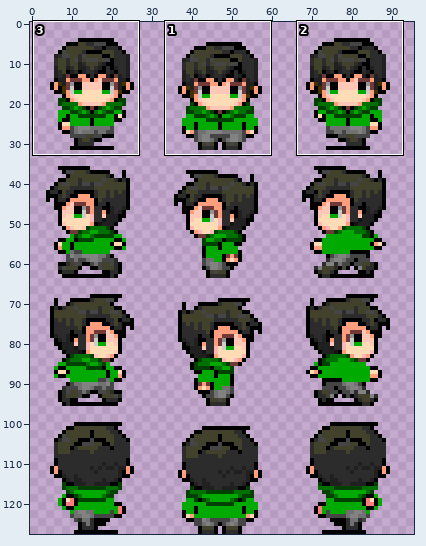
File history of a sprite sheet, art/playersprite.png. The first picture is a wide view before the edit; the outline marks the close-up.
Close-up. First the earlier version:
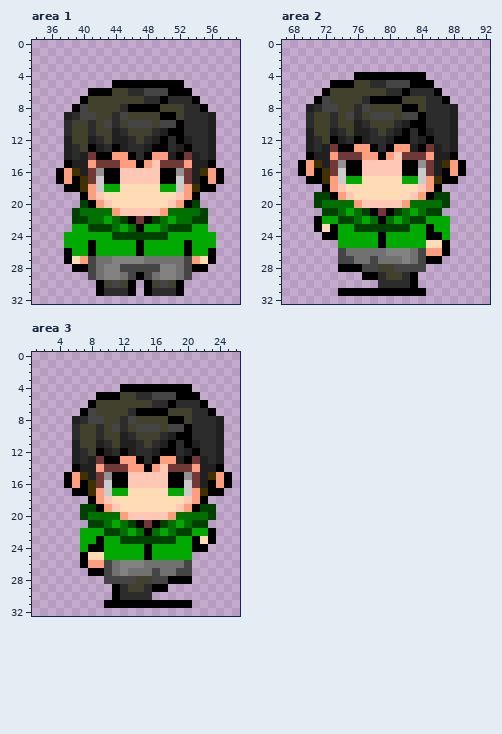
The file is 96x128 pixels. Shown: area 1: x 34..59, y 0..32; area 2: x 67..92, y 0..32; area 3: x 1..26, y 0..32. The commit also changed other parts of the picture, which this record leaves out.
And afterwards:
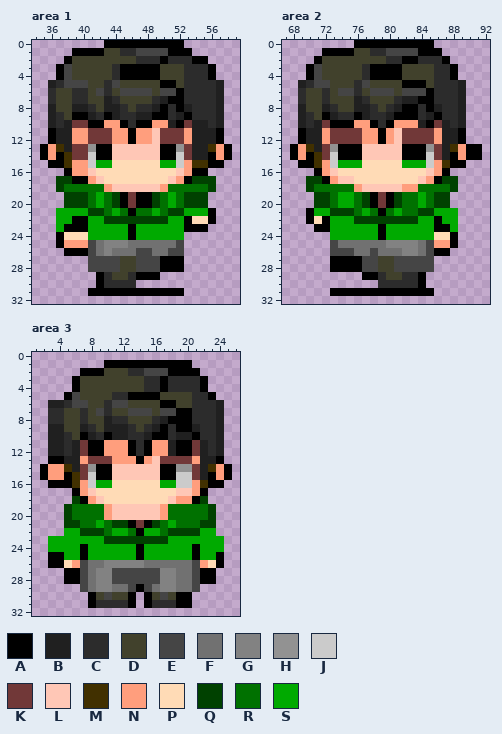
Palette (. is transparent): A #000000  B #202020  C #2c2c2c  D #41412c  E #454545  F #717171  G #828282  H #929292  J #cbcbcb  K #713838  L #ffc7b6  M #413000  N #ff9e7d  P #ffdbb6  Q #004100  R #007100  S #00aa00
From old to new:
Changed rows in their new state; - is an unchanged pixel.
Area 1:
first column x 35:
 0 --------AAAAAAAAAA------
 1 ----AAAADDCCEEEEAAA-----
 2 ---ADDDDDDDDCCCACCCAA---
 3 --AEDDDDDCAAAAADDDCCCA--
 4 --AEDDDDDCAAAAADDDCCCA--
 5 -BCEEEDDCEDDDDD--DCCCCB-
 6 -CDDCCDEC-EEE-D-E-CCCCB-
 7 -CDDCC--BC---D-BAA-CCCB-
 8 -BDDBBC-BB-DCCBACAB-CCB-
 9 -BCDAABCABCCBBA-CBA--CB-
10 -BCBKKAANNACAANNB-KBBCB-
11 -ABBNNKKKNNANNLKKKNBB-A-
12 -AB-NNKKKNNANNLKKKNBB-A-
13 ANM-KKHAALLLLLL-AHKBBMNA
14 ANAMKKJ--LLLLLLAAJ--BANA
15 -AAMNNJSSPPPPPPSSJ-MM-A-
16 --.ANNLPPPPPPPPPPLNAA..-
17 --QQ-ANLPPPPPPPPLNAQQQ.-
18 --QRRRRRNLLLLLLNRRRRRQ--
19 ---QQQRSRQAKAAQRSRQQQ---
20 ---QQ-RSRQAKAAQRSRQ-Q---
21 --SSSSQQ-SRARRSRQQSSSA--
22 --SSAASSQQ-QQQ-Q-SAPPA--
23 --SAAASSSS-AS--SSSAAA---
24 --APPP---SSASSSS--....--
25 --ANNNEFGGGFFFFFFE....--
26 ----AAEFGFFFEEFFEE....--
27 ---...-EEEDDEEEAAA....--
28 ----..-EEEDD---AAA...---
29 ------.ACDDC-AA....-----
30 --------CCCC-.....------
31 ------A-AAA-A-AAA-------
Area 2:
first column x 68:
 0 --------AAAAAAAAAA------
 1 ----AAAADDCCEEEEAAA-----
 2 ---ADDDDDDDDCCAACCCA----
 3 --AEDDDDDCAAAADDDDCCA---
 4 --AEDDDDDC----DDDDCCA---
 5 -BCEEDDDCEDDDDA--DCCCB--
 6 -CDDC-EEC-EEEDEEEACCCB--
 7 -CDDC---B-DDDCBBAA-CCB--
 8 -BDDBC--BBC-CB--CAB-CB--
 9 -B--ABCCABCCBAAACBA-CB--
10 -B-BKAAANNACANNNBAKBCB--
11 -A-BNKKKKNNANLKKKKNB-A--
12 -A-BNKKKKNNANLKKKKNB-A--
13 ANMBKH--ALLLLLAA-HKBMNAA
14 AN-MKJAAALLLL-AAAJK--NAA
15 --A-NJSSSPPPPPSSSJN-A---
16 -..-NLPPPPPPPPPPPLN-..--
17 --QQA-LLP-----PPL-AQQ---
18 --QRRRRRNLLLLLNNRRRRQ---
19 -----RSSRQAKAQRRSR------
20 ----Q-SSRQAKAQR-S-Q-----
21 --ASS-QQ-SRARS-RQ-SSS---
22 --APA-SSQQQQQQQ-S-A-S---
23 ----AS--SSSASSS--SAAS---
24 ----.S-----------SPPA---
25 -----EFFFFFFGGGGFENNA---
26 -----E-E--E-FF-GFEA-----
27 -----AAAAE-DDEEE-E.-----
28 -----A-----------E------
29 ---------------CA-------
30 ---------------CA-------
31 -----A-----------A------
Area 3:
first column x 2:
 1 --------AAAAAAAAAAA-----
 2 -----AAADDDCCEEEAAAA----
 3 ----ADDDDDDDDCCACCCCA---
 4 ----ADDDDDDDDCC-CCCCA---
 5 ---AEDDDDCCAAAADDDDCCA--
 6 -BBCEED-CEE---DA-DD-CCB-
 7 -CCDDCDEC--EEEDEEAA--CB-
 8 -CCDD-DDBC-D--CB--A-----
 9 -BBDDBCDBBBCDCBACA-B----
10 -BBCDAB-AB--CBAACBBA----
11 -BBC-KAANNNA-ANNBA-KB---
12 -BBC-KA-NNNA-ANNBAAKB---
13 -AAB-NK-KN---NLKKKKN-BA-
14 ANNMBKHAALLLLLLAAHHK-MNA
15 ANN-MKJAALL----A-JJ--A--
16 -AA-MNJSSPPPPPPSSJ-NM-A.
17 -----NLPPPP-----PLL-A..-
18 ----QANLP-------LNNAQ---
19 ---QRRRR--LLLLLNRRRRR---
20 ---QRR--NLL----NR-------
21 ---QQRRS-QQAKAQRSR-R-Q--
22 ---SSQQQRSSRASSRQ--Q-S--
23 -SSSS--SQQ------S--SSSS-
24 -SSSSASS----AS------SSS-
25 -AASS-SS----AS-----ASSA-
26 -AAPNEFFGG--------FENPA-
27 ---AAEFGGEEEEE-GGFFEAA--
28 ---AAEFGG---EE-GGFFEAA--
29 -----EFGGFFEAEFGGFFE----
30 ------ADEDDA.ADEDAA-----
31 ------ACCCC-.-CCC-------
Changed places in both close-ups, as pixel boxes (x1, y1, x2, y2):
changed: (40, 40, 232, 296)
changed: (290, 40, 482, 296)
changed: (40, 360, 232, 608)
